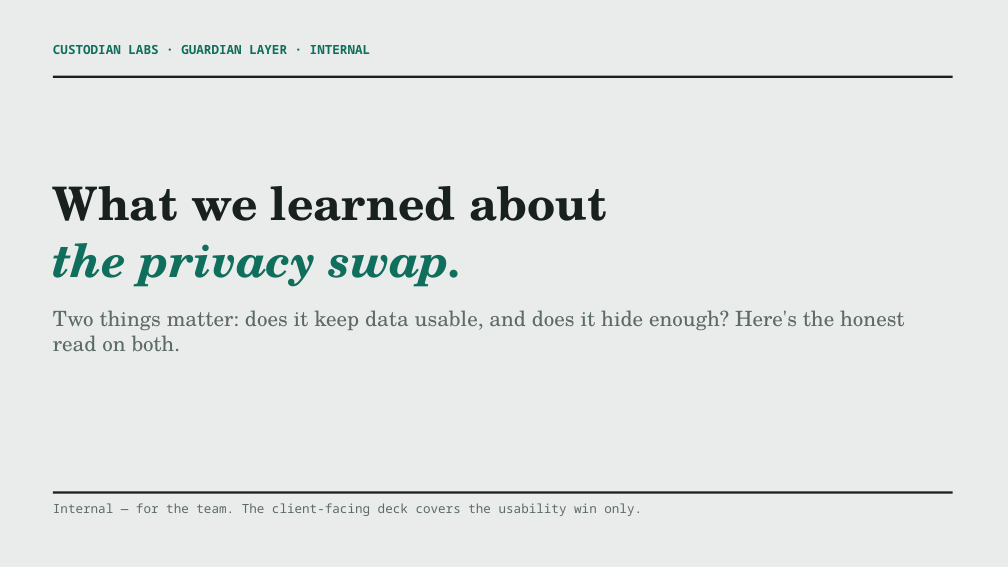
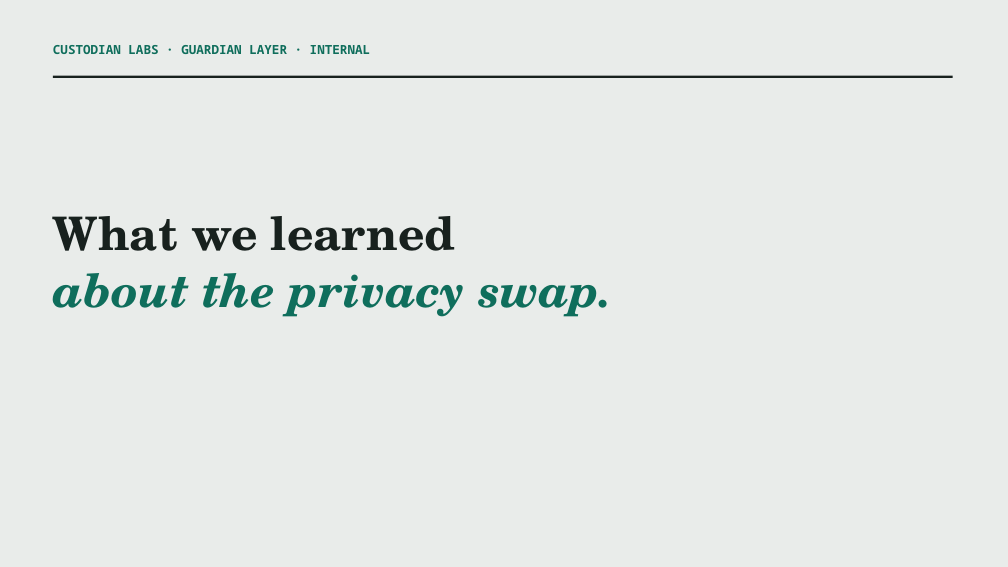
Before and after one commit to Custodian-Labs/guardian-layer-phi-benchmark, a slide deck: slide 1 of docs/guardian_layer_internal.pptx. Drawn at 1008x567 pixels with LibreOffice and Linux fonts; fonts in the diff are those of the drawing. Boxes give left, top, right and bottom in pixels: in the first picture for what was removed or moved away, otherwise in the second. Text is boxed around its words. In the diff, an @@ line names an element or a change of style, - is before the commit and + after.

Commit message:
Decks: minimal redesign — big numbers, one example per slide, no paragraphs
Stripped all multi-sentence prose. Each slide now carries a headline number/
phrase plus at most one before->after example. External 5 slides, internal 6;
ZH PDFs mirror. Fixed big-number/subtitle overlap in the PDF layout.

```diff
--- a/docs/guardian_layer_internal.pptx
+++ b/docs/guardian_layer_internal.pptx
@@ text at bbox=[53, 216, 612, 317]: text changed; size 20 to 44 pt; text colour #5C6B64 to #0F6E5C; bold on; italic on @@
-What we learned about
-the privacy swap.
-Two things matter: does it keep data usable, and does it hide enough? Here's the honest read on both.
+What we learned
+about the privacy swap.
@@ rectangle removed at bbox=[53, 492, 953, 494] @@
@@ text removed at bbox=[53, 503, 642, 516] @@
-Internal — for the team. The client-facing deck covers the usability win only.
```
Also in this commit, not shown: 5 other slides changed, 6 other files.
